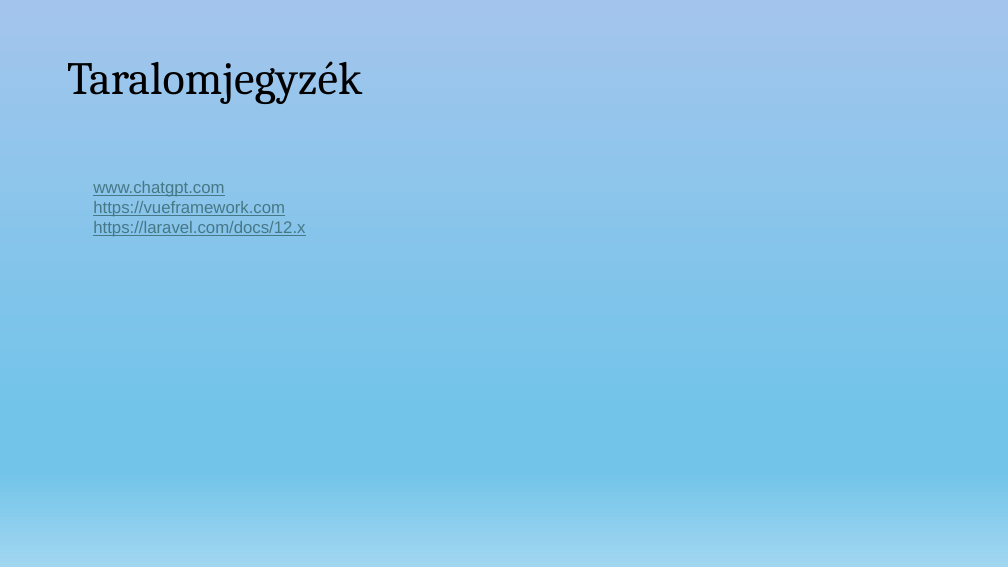
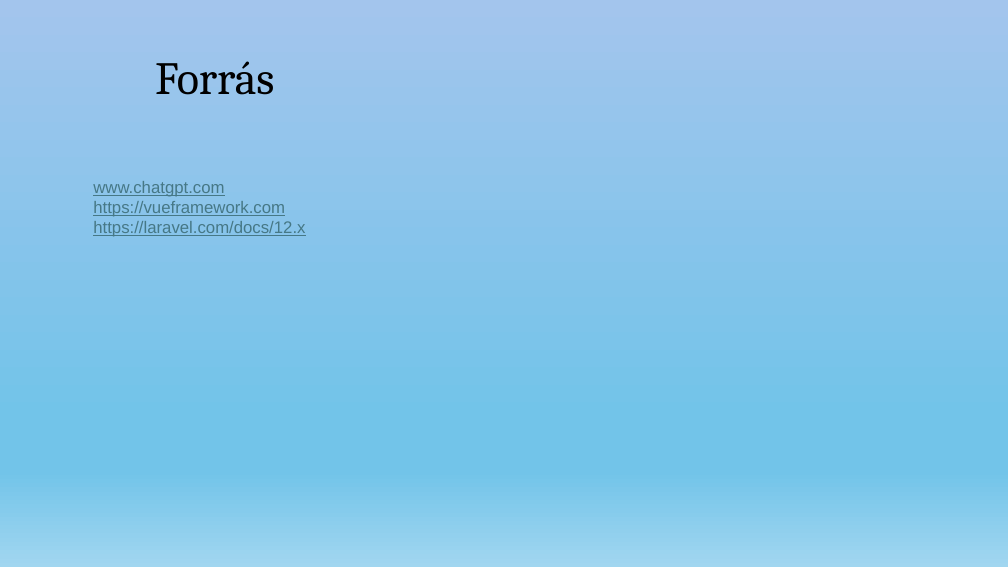
Before and after one commit to nagyls/13_S2_5_vizsgaremek, a slide deck: slide 14 of dokumentumok/Prezentáció_NagyLevedSamuel_TothTamas.pptx. Drawn at 1008x567 pixels with LibreOffice and Linux fonts; fonts in the diff are those of the drawing. Boxes give left, top, right and bottom in pixels: in the first picture for what was removed or moved away, otherwise in the second. Text is boxed around its words. In the diff, an @@ line names an element or a change of style, - is before the commit and + after.

```diff
--- a/dokumentumok/Prezentáció_NagyLevedSamuel_TothTamas.pptx
+++ b/dokumentumok/Prezentáció_NagyLevedSamuel_TothTamas.pptx
@@ title at (x1=155, y1=61, x2=275, y2=95): text changed @@
-Taralomjegyzék
+Forrás
```
Also in this commit, not shown: 11 other slides changed.
